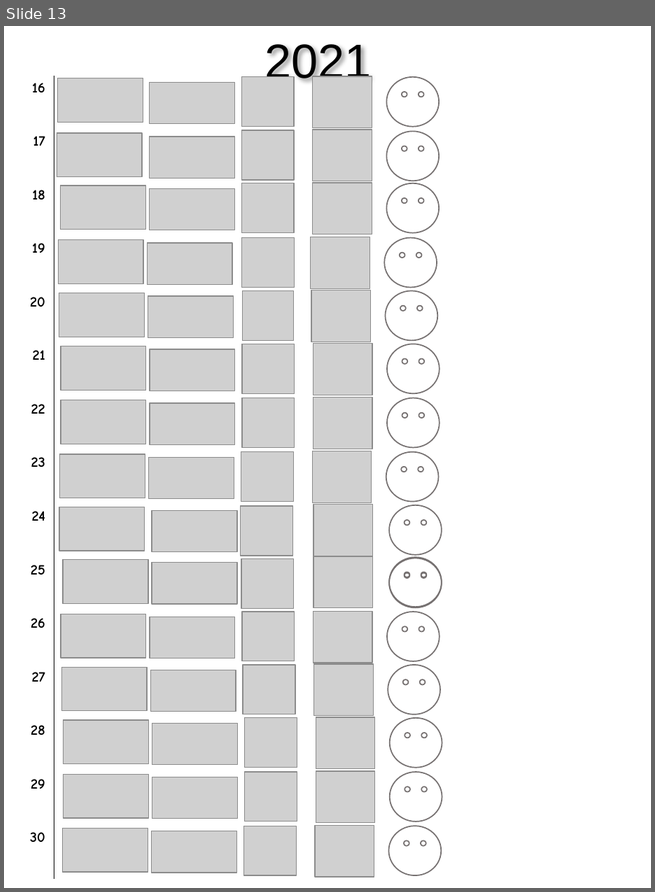
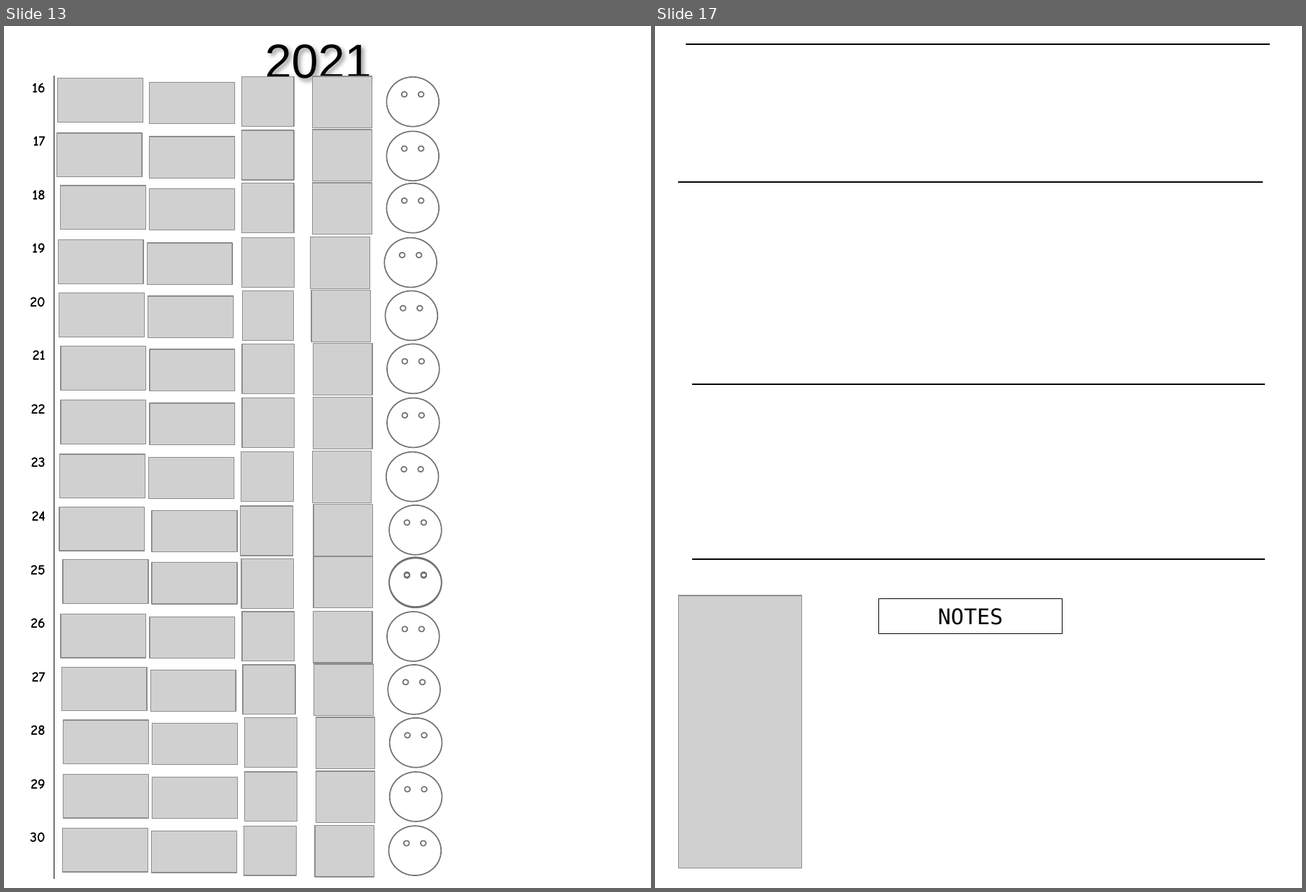
Before and after one commit to cds70409/cds70409.github.io, a slide deck: bujo_printouts.pptx. Shown side by side, each under a label of ours: slide 13 before the commit, slides 13 and 17 after it; the slides between them are not shown. The pictures are 655x892 and 1306x892 pixels, drawn with LibreOffice and Linux fonts; fonts in the diff are those of the drawing; grey boxes stand for pictures. Boxes give left, top, right and bottom in pixels: in the first picture for what was removed or moved away, otherwise in the second. Text is boxed around its words. In the diff, an @@ line names an element or a change of style, - is before the commit and + after.

```diff
--- a/bujo_printouts.pptx
+++ b/bujo_printouts.pptx
@@ slide 17 added at <box>655,26,1302,888</box>, background #FFFFFF @@
@@ line added from (685, 44) to (1270, 44), #000000 1 pt @@
@@ line added from (678, 182) to (1263, 182), #000000 1 pt @@
@@ line added from (692, 385) to (1265, 385), #000000 1 pt @@
@@ line added from (692, 559) to (1265, 559), #000000 1 pt @@
@@ picture added at <box>678,596,801,869</box> @@
@@ rectangle added at <box>878,599,1062,633</box>, outline #000000 0.75 pt, 18 pt, text #000000 @@
+NOTES
```
Also in this commit, not shown: 5 other slides added.
